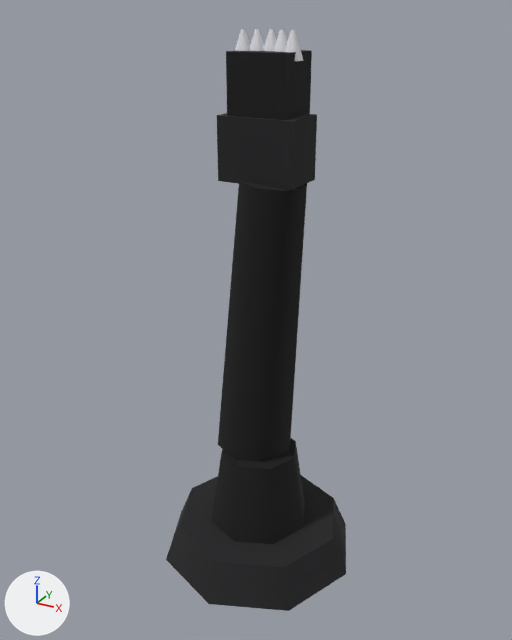
What one commit did to the glTF model models/sentinel.glb.
Camera for both pictures: a camera (50 mm lens) standing at (1.78, -3.28, 3.24) and looking at (-0.02, 0.0, 1.6). The lights are fixed; the arrows at lower left show +X, +Y and +Z. The picture after the commit comes second. Where no turn or scale is listed for an object, it has been applied to the vertices. Vertices at exactly the same position are counted once.

The first picture shows 'Ankle', 'Base', 'Crown0', 'Crown1', 'Crown2', 'Crown3', 'Crown4', 'Head', 'Shoulder', 'Trunk'.
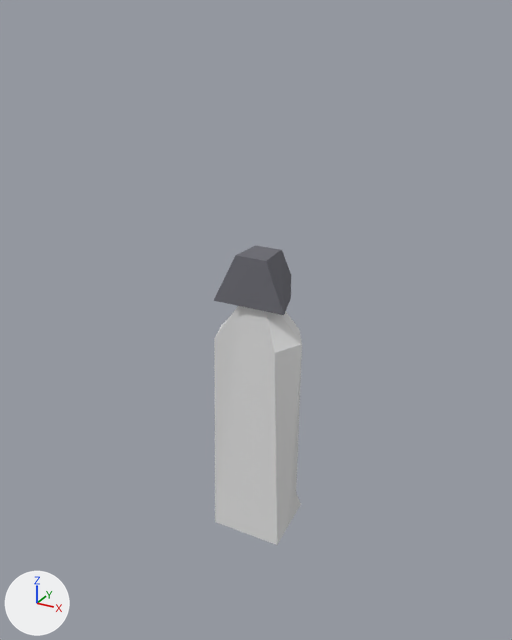
Location of each change, [x1, y1, x2, y2] in pixels of the pictures (512 x 640 px):
'Trunk', deleted (black): before [218, 180, 307, 462]
'Cube', added: after [214, 306, 302, 545]
'Base', deleted (black): before [166, 475, 346, 611]
'Head', reshaped, moved, recoloured (10% narrower): before [226, 50, 312, 120]; after [214, 245, 291, 315]
'Ankle', deleted (black): before [211, 438, 305, 544]
'Shoulder', deleted (black): before [217, 113, 317, 190]
'Crown4', deleted: before [284, 30, 304, 61]
'Crown1', deleted: before [249, 29, 264, 51]
'Crown0', deleted: before [235, 29, 250, 51]
'Crown3', deleted: before [274, 30, 287, 52]
'Crown2', deleted: before [263, 29, 277, 51]

The change, as a diff of the scene's bpy script:
```diff
--- a/models/sentinel.glb.py
+++ b/models/sentinel.glb.py
@@ mat_material_0_003 @@
+mat_material_0_003 = principled_material('Material_0.003')
+mat_material_0_003.base_color = (0.147, 0.147, 0.171)  # grey #6b6b73
+mat_material_0_003.roughness = 0.95
@@ me_mesh_4 @@
 # used by ob_head; location = (0.0, 0.1, 2.88)
-me_mesh_4.from_pydata(...)  # 8 vertices, 12 faces; spans x -0.17..0.17, y -0.14..0.14, z -0.16..0.16
-me_mesh_4.materials.append(mat_material_1)  # black #121214
+me_mesh_4.from_pydata(...)  # 13 vertices, 22 faces; spans x -0.229..0.215, y -0.122..0.213, z -0.14..0.14
+# me_mesh_4 part 1: the whole mesh is rebuilt
+me_mesh_4.materials.append(mat_material_0_003)  # grey #6b6b73
@@ me_cube_001 @@
+me_cube_001.from_pydata(...)  # 21 vertices, 38 faces; spans x -0.26..0.28, y -0.17..0.26, z -0.23..1.3
@@ ob_base @@
-ob_base = bpy.data.objects.new('Base', me_mesh_0)
-ob_base.location = (0.0, 0.0, 0.12)
@@ ob_ankle @@
-ob_ankle = bpy.data.objects.new('Ankle', me_mesh_1)
-ob_ankle.location = (0.0, 0.0, 0.48)
@@ ob_trunk @@
-ob_trunk = bpy.data.objects.new('Trunk', me_mesh_2)
-ob_trunk.location = (0.0, 0.05, 1.57)
@@ ob_shoulder @@
-ob_shoulder = bpy.data.objects.new('Shoulder', me_mesh_3)
-ob_shoulder.location = (0.0, 0.08, 2.56)
@@ ob_head @@
 ob_head = bpy.data.objects.new('Head', me_mesh_4)
-ob_head.location = (0.0, 0.1, 2.88)
+ob_head.location = (0.0, 0.0, 1.86)
@@ ob_crown0 @@
-ob_crown0 = bpy.data.objects.new('Crown0', me_mesh_5)
-ob_crown0.location = (-0.14, 0.08, 3.07)
@@ ob_crown1 @@
-ob_crown1 = bpy.data.objects.new('Crown1', me_mesh_6)
-ob_crown1.location = (-0.07, 0.1, 3.07)
@@ ob_crown2 @@
-ob_crown2 = bpy.data.objects.new('Crown2', me_mesh_7)
-ob_crown2.location = (0.0, 0.12, 3.07)
@@ ob_crown3 @@
-ob_crown3 = bpy.data.objects.new('Crown3', me_mesh_8)
-ob_crown3.location = (0.07, 0.1, 3.07)
@@ ob_crown4 @@
-ob_crown4 = bpy.data.objects.new('Crown4', me_mesh_9)
-ob_crown4.location = (0.14, 0.08, 3.07)
@@ ob_cube @@
+ob_cube = bpy.data.objects.new('Cube', me_cube_001)
+ob_cube.location = (-0.006, 0.0, 0.41)
```
